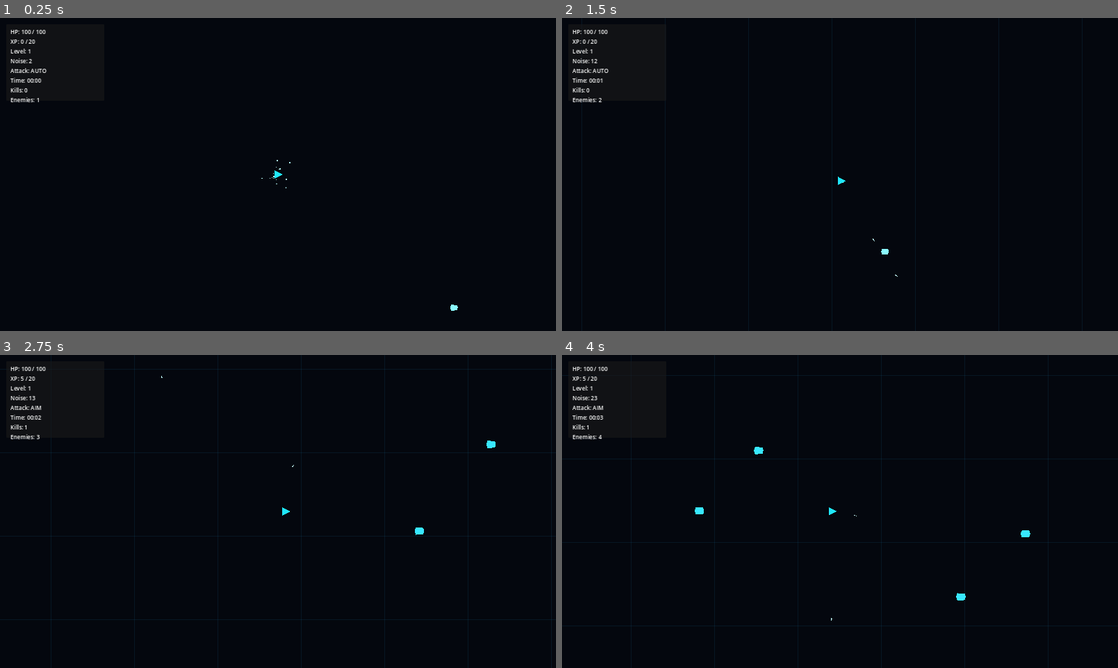
Above: before the commit, frames 1-4 (two rows, left to right).
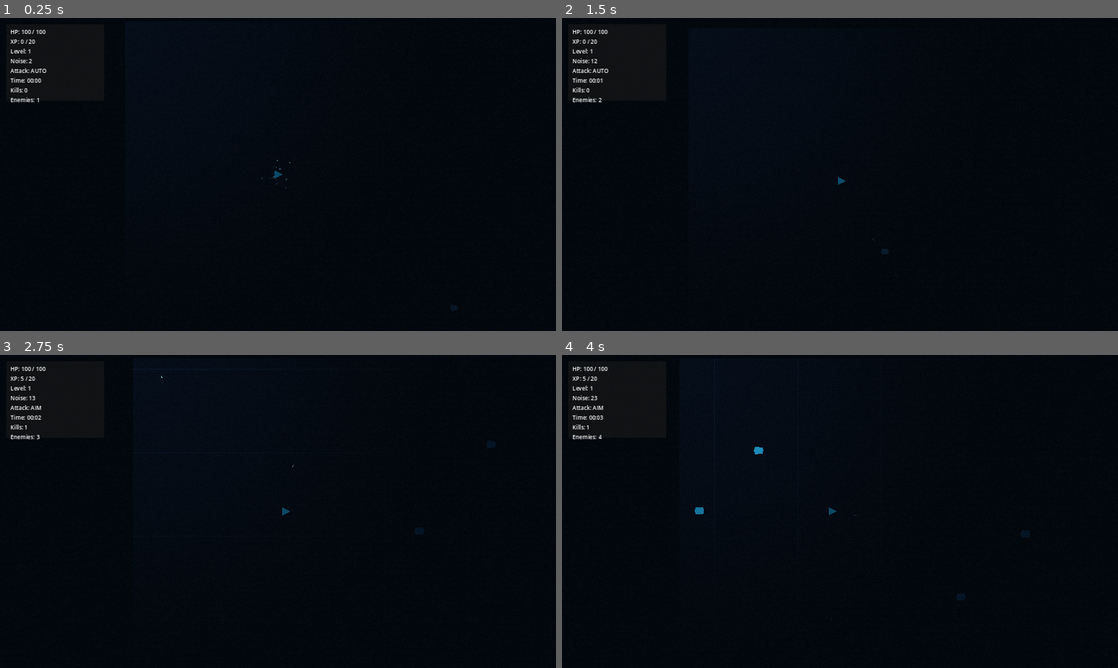
Above: after the commit, the same moments.

Repository: Constantine-S-AN/survival
Game: Godot game, scene res://scenes/game/GameRoot.tscn
Same seed, same stepped clock (60 frames per second), same inputs: the game is played once before the commit and once after it.
Inputs (mouse positions are in pixels of both pictures, inside the frame that each line leads up to):
- Up to frame 1 (0.25 s): no input
- Up to frame 2 (1.5 s): tap Enter at 0.5 s; move the mouse to (962, 158) at 0.52 s; hold D (move_right) 0.53-1.28 s; tap Space (dash) at 0.6 s; click (962, 158) at 0.67 s; move the mouse to (728, 190) at 1.27 s; hold S (move_down) from 1.28 s (still down); click (728, 190) at 1.35 s
- Up to frame 3 (2.75 s): move the mouse to (333, 442) at 2.02 s; release S (move_down) at 2.03 s; hold D (move_right) from 2.03 s (still down); tap Tab (toggle_attack_mode) at 2.1 s; click (333, 442) at 2.17 s
- Up to frame 4 (4 s): move the mouse to (812, 574) at 2.77 s; release D (move_right) at 2.78 s; hold W (move_up) 2.78-3.53 s; tap Shift at 2.85 s; click (812, 574) at 2.92 s; move the mouse to (1006, 558) at 3.52 s; hold A (move_left) from 3.53 s (still down); tap Space (dash) at 3.6 s; click (1006, 558) at 3.67 s

The runs differ from the first frame. In frame 1, less than 0.1% of the frame differs, in the area x 47-83%, y 45-94%; in frame 2, less than 0.1%; in frame 3, 0.1%; in frame 4, 0.2%, in the area x 12-93%, y 6-87%.

Commit message:
feat: add fog-of-war visuals with configurable scanline overlay

Diff:
--- /dev/null
+++ b/assets/shaders/fog_scan_noise.gdshader
@@ -0,0 +1,30 @@
+shader_type canvas_item;
+render_mode blend_mix, unshaded;
+
+uniform bool effect_enabled = true;
+uniform float line_density : hint_range(50.0, 800.0) = 320.0;
+uniform float line_strength : hint_range(0.0, 0.4) = 0.08;
+uniform float noise_strength : hint_range(0.0, 0.25) = 0.05;
+uniform vec4 tint_color : source_color = vec4(0.05, 0.12, 0.18, 1.0);
+uniform float tint_alpha : hint_range(0.0, 0.8) = 0.30;
+uniform float pulse_speed : hint_range(0.1, 2.0) = 0.65;
+
+float hash(vec2 p) {
+	return fract(sin(dot(p, vec2(127.1, 311.7))) * 43758.5453123);
+}
+
+void fragment() {
+	if (!effect_enabled) {
+		COLOR = vec4(0.0);
+	} else {
+		vec2 uv = SCREEN_UV;
+		float scan = sin((uv.y * line_density) + (TIME * 36.0 * pulse_speed)) * 0.5 + 0.5;
+		float line_mod = mix(1.0 - line_strength, 1.0, scan);
+		float n = hash(uv * vec2(240.0, 180.0) + TIME * vec2(0.23, 0.41));
+		float grain = (n - 0.5) * 2.0 * noise_strength;
+
+		vec3 color = tint_color.rgb + vec3(grain);
+		float alpha = clamp(tint_alpha, 0.0, 1.0) * line_mod;
+		COLOR = vec4(color, alpha);
+	}
+}
--- /dev/null
+++ b/data/fog.json
@@ -0,0 +1,14 @@
+{
+  "schema_version": 1,
+  "enabled": true,
+  "darkness_color": "#0a1422",
+  "vision_radius": 440.0,
+  "vision_energy": 1.35,
+  "scanline_enabled": true,
+  "scanline_density": 320.0,
+  "scanline_strength": 0.08,
+  "noise_strength": 0.045,
+  "tint_color": "#0b1a2a",
+  "tint_alpha": 0.30,
+  "pulse_speed": 0.65
+}
--- a/scenes/player/Player.tscn
+++ b/scenes/player/Player.tscn
@@ -23,3 +23,9 @@
 current = true
 position_smoothing_enabled = true
 position_smoothing_speed = 8.0
+
+[node name="FogLight" type="PointLight2D" parent="."]
+enabled = true
+texture_scale = 3.2
+energy = 1.3
+color = Color(0.63, 0.86, 1, 1)
--- a/scenes/world/World.tscn
+++ b/scenes/world/World.tscn
@@ -7,6 +7,9 @@
 
 [node name="World" type="Node2D"]
 script = ExtResource("1")
+
+[node name="FogDarkness" type="CanvasModulate" parent="."]
+color = Color(0.0392157, 0.0784314, 0.133333, 1)
 
 [node name="ProjectileManager" type="Node2D" parent="."]
 script = ExtResource("2")
--- a/scripts/core/data_registry.gd
+++ b/scripts/core/data_registry.gd
@@ -4,7 +4,8 @@
 	"weapons": "res://data/weapons.json",
 	"enemies": "res://data/enemies.json",
 	"upgrades": "res://data/upgrades.json",
-	"spawn_curve": "res://data/spawn_curve.json"
+	"spawn_curve": "res://data/spawn_curve.json",
+	"fog": "res://data/fog.json"
 }
 
 const RARITY_WEIGHT: Dictionary = {
@@ -18,6 +19,7 @@
 var enemies: Dictionary = {}
 var upgrades: Array = []
 var spawn_curve: Array = []
+var fog_config: Dictionary = {}
 var validation_errors: Array[String] = []
 var loaded: bool = false
 
@@ -33,11 +35,13 @@
 	enemies = _load_dictionary(DATA_FILES["enemies"], "enemies")
 	upgrades = _load_array_of_dictionaries(DATA_FILES["upgrades"], "upgrades")
 	spawn_curve = _load_array_of_dictionaries(DATA_FILES["spawn_curve"], "spawn_curve")
+	fog_config = _load_dictionary(DATA_FILES["fog"], "fog")
 
 	_validate_weapons()
 	_validate_enemies()
 	_validate_upgrades()
 	_validate_spawn_curve()
+	_validate_fog()
 
 	loaded = validation_errors.is_empty()
 	if not loaded:
@@ -50,6 +54,28 @@
 	if not OS.is_debug_build():
 		return loaded
 	return load_all()
+
+
+func get_fog_config() -> Dictionary:
+	if fog_config.is_empty():
+		return {}
+	return fog_config.duplicate(true)
+
+
+func get_data_path(key: String) -> String:
+	return String(DATA_FILES.get(key, ""))
+
+
+func get_data_version(key: String) -> int:
+	var payload: Variant = null
+	match key:
+		"fog":
+			payload = fog_config
+		_:
+			return -1
+	if payload is Dictionary:
+		return int((payload as Dictionary).get("schema_version", -1))
+	return -1
 
 
 func get_weapon(weapon_id: String) -> Dictionary:
@@ -277,6 +303,27 @@
 	)
 
 
+func _validate_fog() -> void:
+	_validate_required_keys(
+		fog_config,
+		[
+			"schema_version",
+			"enabled",
+			"darkness_color",
+			"vision_radius",
+			"vision_energy",
+			"scanline_enabled",
+			"scanline_density",
+			"scanline_strength",
+			"noise_strength",
+			"tint_color",
+			"tint_alpha",
+			"pulse_speed"
+		],
+		"fog"
+	)
+
+
 func _validate_required_keys(payload: Dictionary, required_keys: Array, label: String) -> void:
 	for key in required_keys:
 		if not payload.has(key):
--- a/scripts/game/game_root.gd
+++ b/scripts/game/game_root.gd
@@ -16,6 +16,7 @@
 var run_state := STATE_PLAYING
 var hitstop_active := false
 var hitstop_end_usec: int = 0
+var fog_enabled: bool = true
 
 
 func _ready() -> void:
@@ -28,6 +29,13 @@
 	rng.seed = run_seed
 
 	world.setup_run(rng)
+	var fog_cfg: Dictionary = DataRegistry.get_fog_config()
+	fog_enabled = bool(fog_cfg.get("enabled", true))
+	world.apply_fog_config(fog_cfg)
+	world.set_fog_enabled(fog_enabled)
+	ui.apply_fog_overlay_config(fog_cfg)
+	ui.set_fog_overlay_enabled(fog_enabled)
+
 	world.player.died.connect(_on_player_died)
 	world.player.level_up_requested.connect(_on_player_level_up_requested)
 	world.player.attack_mode_changed.connect(_on_player_attack_mode_changed)
@@ -105,6 +113,17 @@
 	get_tree().reload_current_scene()
 
 
+func _unhandled_input(event: InputEvent) -> void:
+	if not (event is InputEventKey):
+		return
+	if not event.pressed or event.echo:
+		return
+	if event.keycode == KEY_F2:
+		fog_enabled = not fog_enabled
+		world.set_fog_enabled(fog_enabled)
+		ui.set_fog_overlay_enabled(fog_enabled)
+
+
 func _set_state(next_state: String) -> void:
 	run_state = next_state
 	get_tree().paused = run_state != STATE_PLAYING
--- a/scripts/game/world.gd
+++ b/scripts/game/world.gd
@@ -5,16 +5,22 @@
 @onready var enemy_manager = $EnemyManager
 @onready var player = $Player
 @onready var camera = $Player/Camera2D
+@onready var fog_darkness: CanvasModulate = $FogDarkness
+@onready var fog_light: PointLight2D = $Player/FogLight
 @onready var hit_sfx = $HitSfx
 @onready var shot_sfx = $ShotSfx
 
 var sfx_rng := RandomNumberGenerator.new()
+var fog_enabled: bool = true
+var fog_config: Dictionary = {}
 
 
 func _ready() -> void:
 	sfx_rng.seed = int(Time.get_unix_time_from_system())
 	_configure_synth_player(hit_sfx)
 	_configure_synth_player(shot_sfx)
+	apply_fog_config(DataRegistry.get_fog_config())
+	set_fog_enabled(bool(fog_config.get("enabled", true)))
 	FeedbackBus.hit_landed.connect(_on_hit_landed)
 	FeedbackBus.shot_fired.connect(_on_shot_fired)
 	queue_redraw()
@@ -28,6 +34,48 @@
 func apply_screen_shake(amount: float) -> void:
 	if camera != null and camera.has_method("add_trauma"):
 		camera.add_trauma(amount)
+
+
+func apply_fog_config(config: Dictionary) -> void:
+	fog_config = config.duplicate(true)
+	if fog_config.is_empty():
+		return
+
+	var dark := Color.from_string(String(fog_config.get("darkness_color", "#0a1422")), Color(0.039, 0.078, 0.133))
+	fog_darkness.color = dark
+
+	fog_light.texture = _build_fog_light_texture()
+	var radius := float(fog_config.get("vision_radius", 440.0))
+	fog_light.texture_scale = maxf(0.2, radius / 256.0)
+	fog_light.energy = float(fog_config.get("vision_energy", 1.25))
+	fog_light.color = Color(0.70, 0.88, 1.0, 1.0)
+
+
+func set_fog_enabled(enabled: bool) -> void:
+	fog_enabled = enabled
+	fog_darkness.visible = fog_enabled
+	fog_light.enabled = fog_enabled
+
+
+func is_fog_enabled() -> bool:
+	return fog_enabled
+
+
+func _build_fog_light_texture() -> Texture2D:
+	var gradient := Gradient.new()
+	gradient.offsets = PackedFloat32Array([0.0, 0.4, 0.78, 1.0])
+	gradient.colors = PackedColorArray([
+		Color(1.0, 1.0, 1.0, 0.95),
+		Color(1.0, 1.0, 1.0, 0.60),
+		Color(1.0, 1.0, 1.0, 0.20),
+		Color(1.0, 1.0, 1.0, 0.0)
+	])
+	var texture := GradientTexture2D.new()
+	texture.width = 512
+	texture.height = 512
+	texture.fill = GradientTexture2D.FILL_RADIAL
+	texture.gradient = gradient
+	return texture
 
 
 func _on_hit_landed(world_position: Vector2, intensity: float, killed: bool) -> void:
--- a/scripts/ui/ui_layer.gd
+++ b/scripts/ui/ui_layer.gd
@@ -4,6 +4,9 @@
 signal upgrade_selected(upgrade_id: String)
 signal retry_requested
 
+const FOG_SHADER := preload("res://assets/shaders/fog_scan_noise.gdshader")
+
+@onready var root: Control = $Root
 @onready var hp_label: Label = $Root/HUD/Stats/HPLabel
 @onready var xp_label: Label = $Root/HUD/Stats/XPLabel
 @onready var level_label: Label = $Root/HUD/Stats/LevelLabel
@@ -26,10 +29,16 @@
 @onready var retry_button: Button = $Root/GameOverPanel/PanelMargin/VBox/RetryButton
 
 var current_options: Array = []
+var fog_overlay: ColorRect
+var fog_overlay_material: ShaderMaterial
+var fog_overlay_allowed: bool = true
 
 
 func _ready() -> void:
 	process_mode = Node.PROCESS_MODE_WHEN_PAUSED
+	_create_fog_overlay()
+	apply_fog_overlay_config(DataRegistry.get_fog_config())
+	set_fog_overlay_enabled(bool(DataRegistry.get_fog_config().get("enabled", true)))
 	level_up_panel.visible = false
 	game_over_panel.visible = false
 
@@ -38,6 +47,48 @@
 	retry_button.pressed.connect(func() -> void:
 		retry_requested.emit()
 	)
+
+
+func _create_fog_overlay() -> void:
+	fog_overlay = ColorRect.new()
+	fog_overlay.name = "FogOverlay"
+	fog_overlay.set_anchors_preset(Control.PRESET_FULL_RECT)
+	fog_overlay.offset_left = 0.0
+	fog_overlay.offset_top = 0.0
+	fog_overlay.offset_right = 0.0
+	fog_overlay.offset_bottom = 0.0
+	fog_overlay.mouse_filter = Control.MOUSE_FILTER_IGNORE
+	fog_overlay.color = Color(1.0, 1.0, 1.0, 1.0)
+
+	fog_overlay_material = ShaderMaterial.new()
+	fog_overlay_material.shader = FOG_SHADER
+	fog_overlay.material = fog_overlay_material
+
+	root.add_child(fog_overlay)
+	root.move_child(fog_overlay, 0)
+
+
+func apply_fog_overlay_config(config: Dictionary) -> void:
+	if fog_overlay_material == null:
+		return
+	fog_overlay_allowed = bool(config.get("scanline_enabled", true))
+	var tint_color := Color.from_string(String(config.get("tint_color", "#0b1a2a")), Color(0.05, 0.10, 0.16))
+	fog_overlay_material.set_shader_parameter("line_density", float(config.get("scanline_density", 320.0)))
+	fog_overlay_material.set_shader_parameter("line_strength", float(config.get("scanline_strength", 0.08)))
+	fog_overlay_material.set_shader_parameter("noise_strength", float(config.get("noise_strength", 0.05)))
+	fog_overlay_material.set_shader_parameter("tint_color", tint_color)
+	fog_overlay_material.set_shader_parameter("tint_alpha", float(config.get("tint_alpha", 0.30)))
+	fog_overlay_material.set_shader_parameter("pulse_speed", float(config.get("pulse_speed", 0.65)))
+	fog_overlay_material.set_shader_parameter("effect_enabled", fog_overlay_allowed)
+	fog_overlay.visible = fog_overlay_allowed
+
+
+func set_fog_overlay_enabled(enabled: bool) -> void:
+	if fog_overlay_material == null:
+		return
+	var final_enabled := enabled and fog_overlay_allowed
+	fog_overlay_material.set_shader_parameter("effect_enabled", final_enabled)
+	fog_overlay.visible = final_enabled
 
 
 func update_hud(data: Dictionary) -> void:
